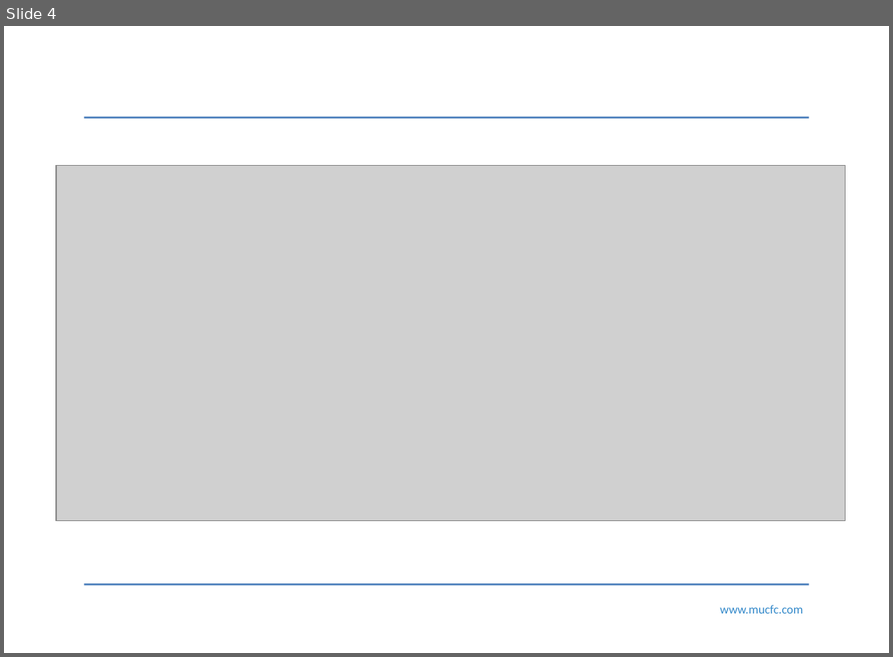
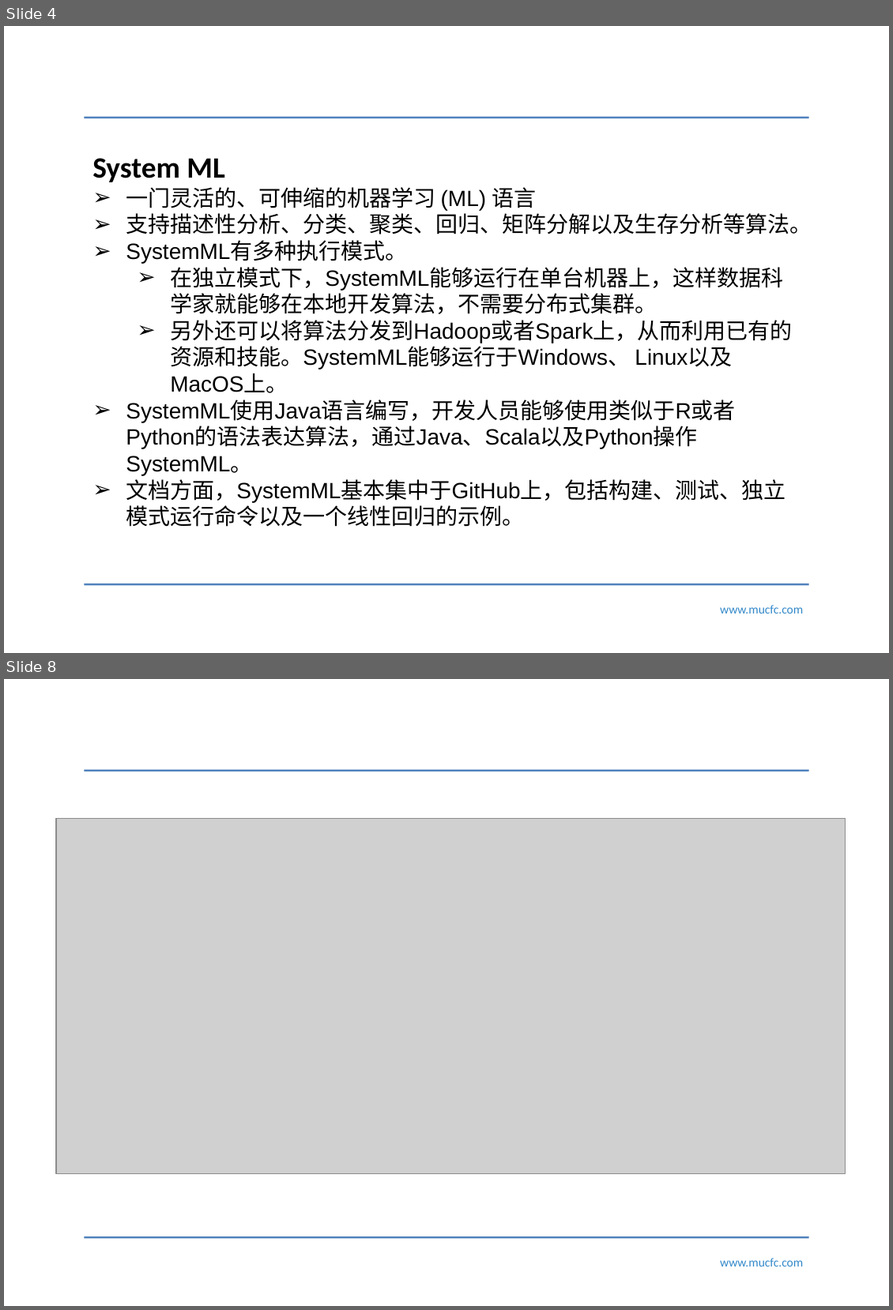
Before and after one commit to narutolzj/myMachineLearningNotes, a slide deck: 李梓钧.pptx. Shown one above the other, each under a label of ours: slide 4 before the commit, slides 4 and 8 after it; the slides between them are not shown. The pictures are 893x657 and 893x1310 pixels, drawn with LibreOffice and Linux fonts; fonts in the diff are those of the drawing; grey boxes stand for pictures; background and template pictures are left out. Boxes give left, top, right and bottom in pixels: in the first picture for what was removed or moved away, otherwise in the second. Text is boxed around its words. In the diff, an @@ line names an element or a change of style, - is before the commit and + after.

```diff
--- a/李梓钧.pptx
+++ b/李梓钧.pptx
@@ slide 4 added at [4, 26, 889, 653], background #FFFFFF; not listed: 3 template elements that a slide beside it also shows @@
@@ text added at [92, 158, 811, 527], 18 pt, text #000000 @@
+System ML
+➢ 一门灵活的、可伸缩的机器学习 (ML) 语言
+➢ 支持描述性分析、分类、聚类、回归、矩阵分解以及生存分析等算法。
+➢ SystemML有多种执行模式。
+  ➢ 在独立模式下，SystemML能够运行在单台机器上，这样数据科学家就能够在本地开发算法，不需要分布式集群。
+  ➢ 另外还可以将算法分发到Hadoop或者Spark上，从而利用已有的资源和技能。SystemML能够运行于Windows、 Linux以及MacOS上。
+➢ SystemML使用Java语言编写，开发人员能够使用类似于R或者Python的语法表达算法，通过Java、Scala以及Python操作SystemML。
+➢ 文档方面，SystemML基本集中于GitHub上，包括构建、测试、独立模式运行命令以及一个线性回归的示例。
@@ what was slide 4 is now slide 8 @@
```
Also in this commit, not shown: 1 slide changed, 5 other slides added, 2 slides removed, 4 other files.
